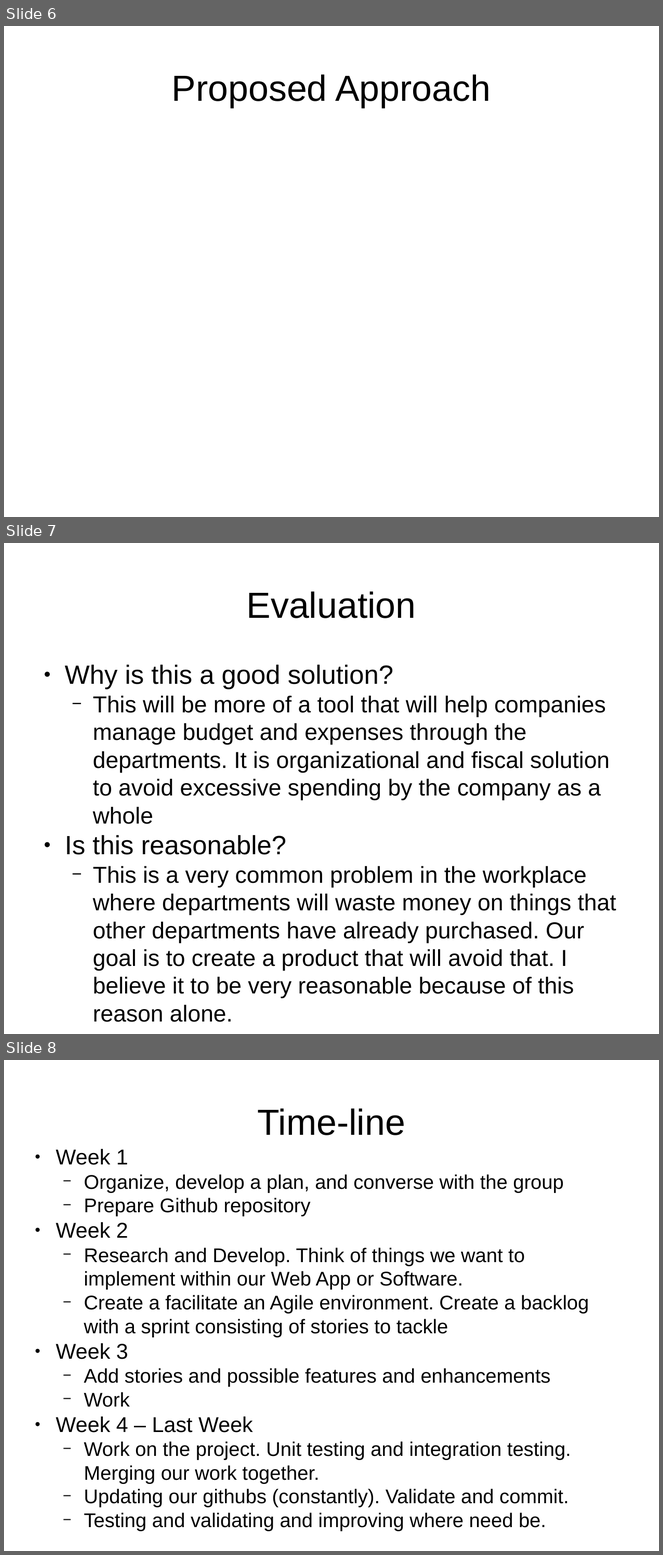
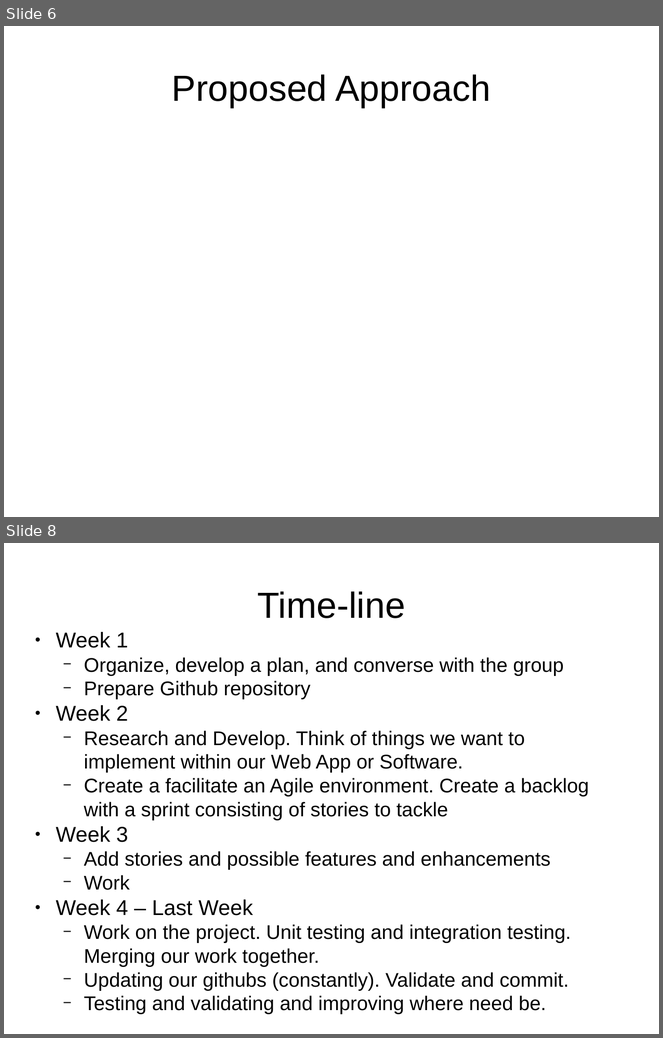
Before and after one commit to mkhalid578/orderProcessing, a slide deck: Project_Proposal.pptx. Shown one above the other, each under a label of ours: slides 6, 7 and 8 before the commit, slides 6 and 8 after it; the slides between them are not shown. The pictures are 663x1555 and 663x1038 pixels, drawn with LibreOffice and Linux fonts; fonts in the diff are those of the drawing. Boxes give left, top, right and bottom in pixels: in the first picture for what was removed or moved away, otherwise in the second. Text is boxed around its words. In the diff, an @@ line names an element or a change of style, - is before the commit and + after.

```diff
--- a/Project_Proposal.pptx
+++ b/Project_Proposal.pptx
@@ slide 7 removed at [4, 543, 659, 1034], background #FFFFFF @@
@@ text removed at [247, 591, 416, 618] @@
-Evaluation
@@ text removed at [65, 665, 617, 1022] @@
-● Why is this a good solution?
-  − This will be more of a tool that will help companies manage budget and expenses through the departments. It is organizational and fiscal solution to avoid excessive spending by the company as a whole
-● Is this reasonable?
-  − This is a very common problem in the workplace where departments will waste money on things that other departments have already purchased. Our goal is to create a product that will avoid that. I believe it to be very reasonable because of this reason alone.
```
Also in this commit, not shown: 1 slide added.
